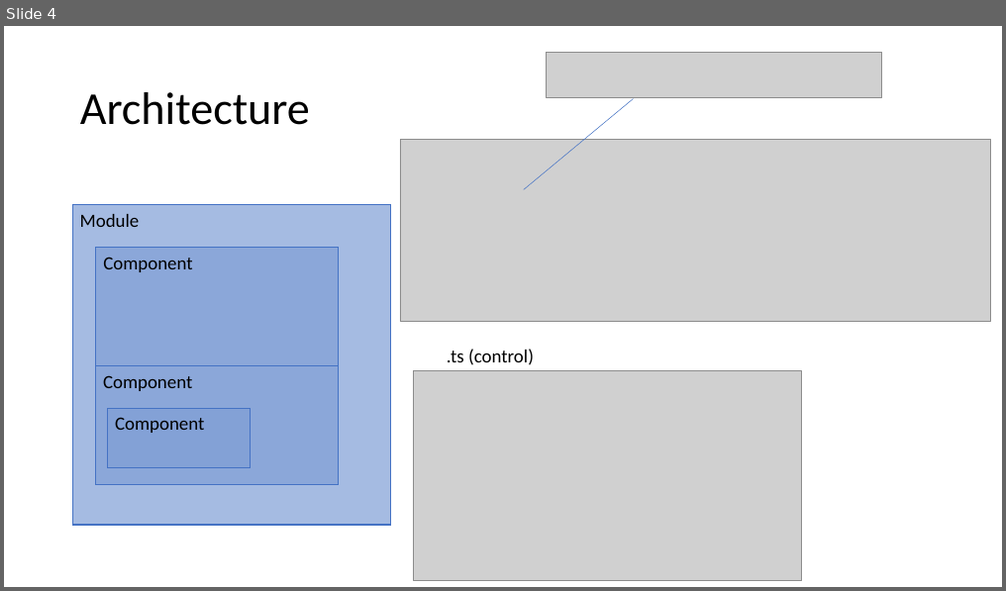
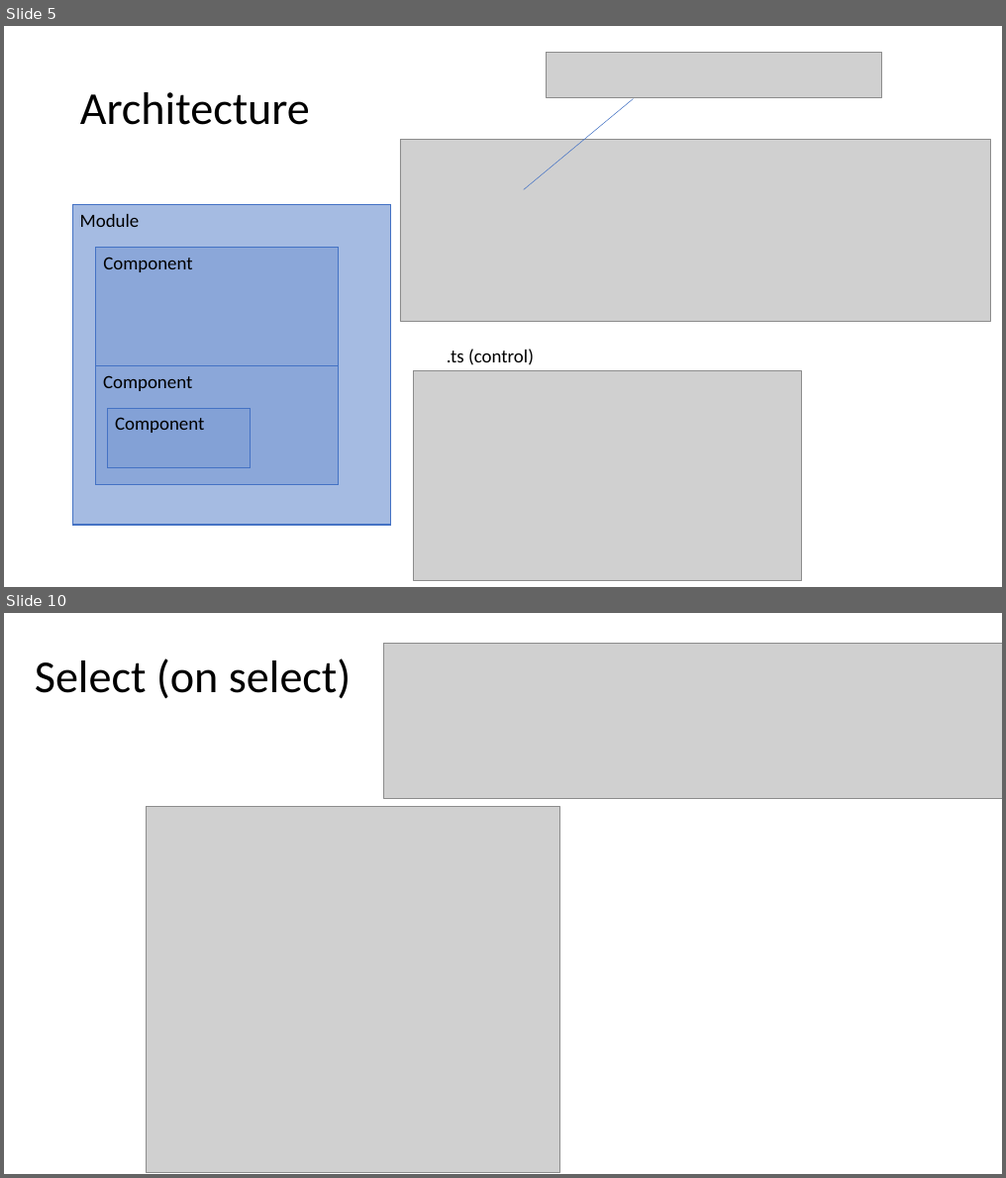
Before and after one commit to talyaron/full-stack, a slide deck: PWA/Angular/Angular.pptx. Shown one above the other, each under a label of ours: slide 4 before the commit, slides 5 and 10 after it; the slides between them are not shown. The pictures are 1006x591 and 1006x1178 pixels, drawn with LibreOffice and Linux fonts; fonts in the diff are those of the drawing; grey boxes stand for pictures. Boxes give left, top, right and bottom in pixels: in the first picture for what was removed or moved away, otherwise in the second. Text is boxed around its words. In the diff, an @@ line names an element or a change of style, - is before the commit and + after.

```diff
--- a/PWA/Angular/Angular.pptx
+++ b/PWA/Angular/Angular.pptx
@@ slide 10 added at <box>4,613,1002,1174</box>, background #FFFFFF @@
@@ title added at <box>35,659,350,699</box>, 44 pt, text #000000 @@
+Select (on select)
@@ picture added at <box>383,643,1002,799</box> @@
@@ picture added at <box>147,807,559,1173</box> @@
@@ what was slide 4 is now slide 5 @@
```
Also in this commit, not shown: 6 other slides added, 1 slide removed, 4 other files.
